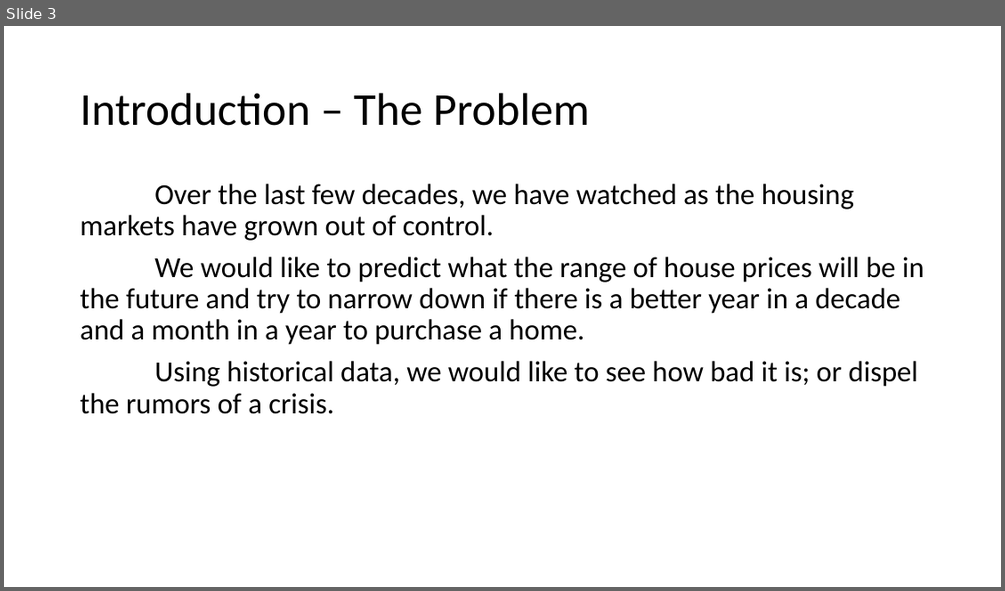
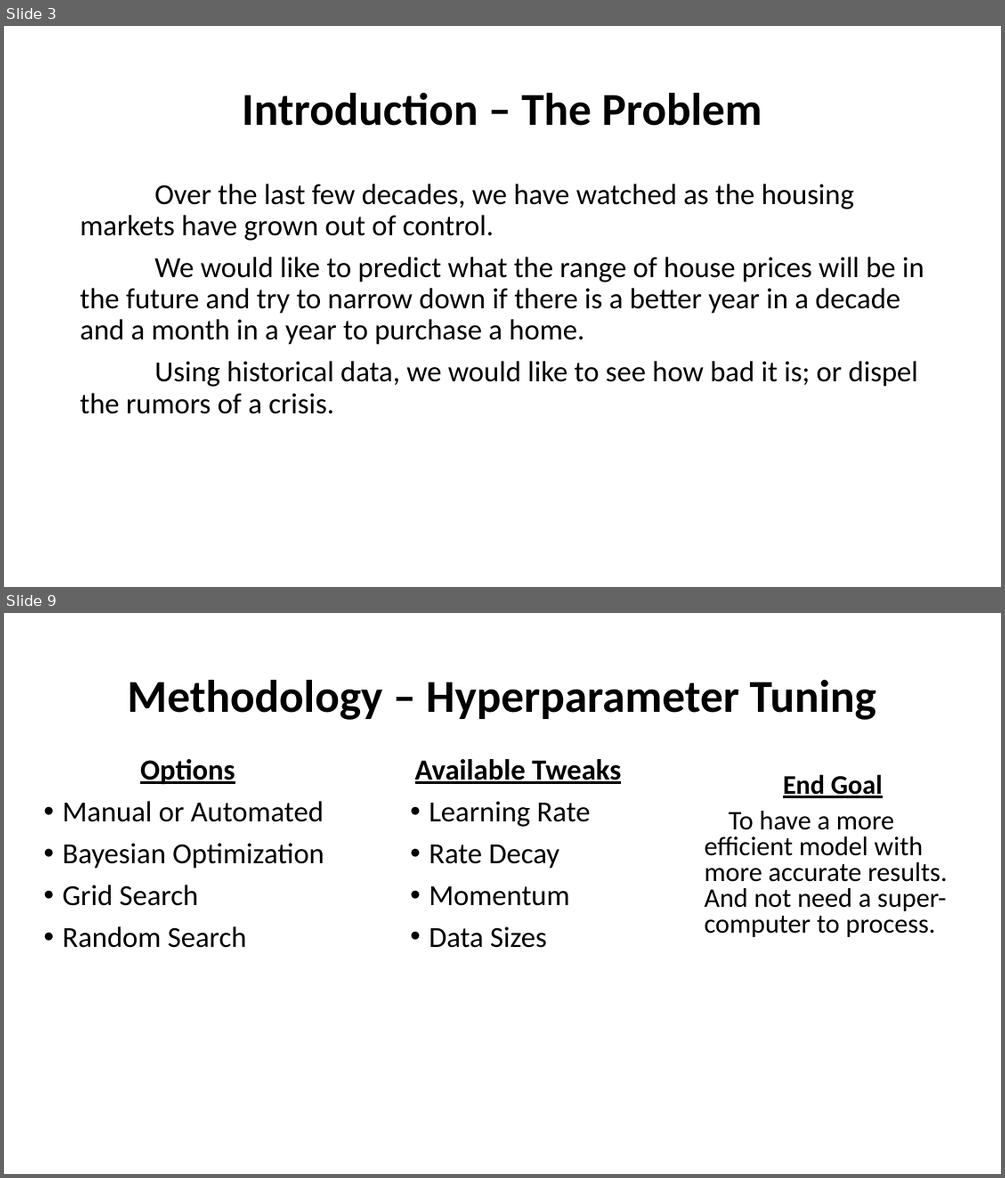
Before and after one commit to PMcTwist/Machine_Learn_Project, a slide deck: Presentation/Presentation_1.pptx. Shown one above the other, each under a label of ours: slide 3 before the commit, slides 3 and 9 after it; the slides between them are not shown. The pictures are 1005x591 and 1005x1178 pixels, drawn with LibreOffice and Linux fonts; fonts in the diff are those of the drawing. Boxes give left, top, right and bottom in pixels: in the first picture for what was removed or moved away, otherwise in the second. Text is boxed around its words. In the diff, an @@ line names an element or a change of style, - is before the commit and + after.

```diff
--- a/Presentation/Presentation_1.pptx
+++ b/Presentation/Presentation_1.pptx
@@ slide 9 added at [4,613,1001,1174], background #FFFFFF @@
@@ title added at [127,680,876,720], 44 pt, text #000000, bold @@
+Methodology – Hyperparameter Tuning
@@ text added at [63,759,324,948], 28 pt, text #000000 @@
+Options
+• Manual or Automated
+• Bayesian Optimization
+• Grid Search
+• Random Search
@@ text added at [415,759,621,948], 28 pt, text #000000 @@
+Available Tweaks
+• Learning Rate
+• Rate Decay
+• Momentum
+• Data Sizes
@@ text added at [704,774,947,937], 25.9 pt, text #000000 @@
+End Goal
+To have a more efficient model with more accurate results. And not need a super-computer to process.
@@ slide 3 changed as well @@
@@ title "Introduction – The Problem" at [242,93,762,126]: bold on; alignment left to centre @@
```
Also in this commit, not shown: 2 other slides changed, 6 other slides added, 1 slide removed.
